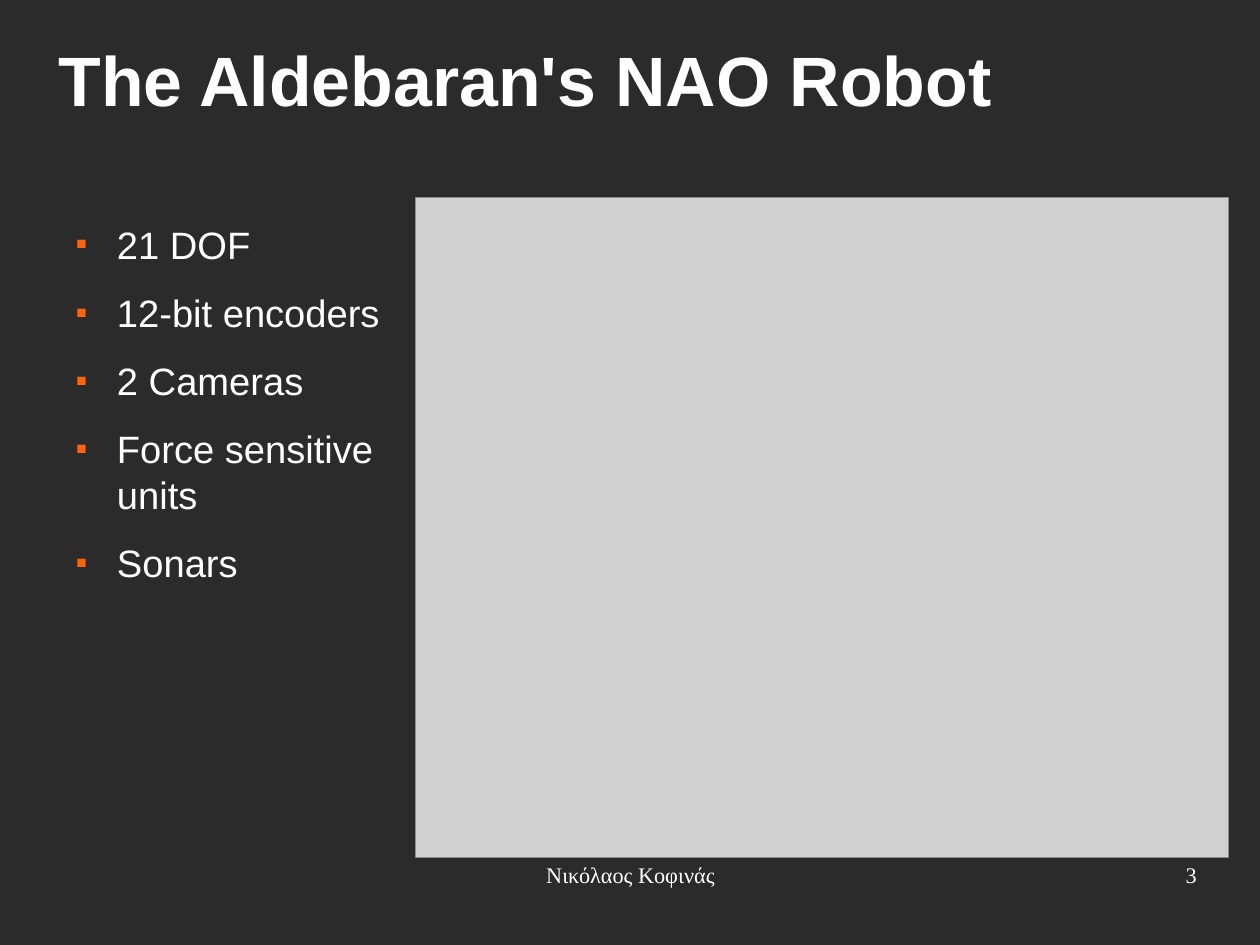
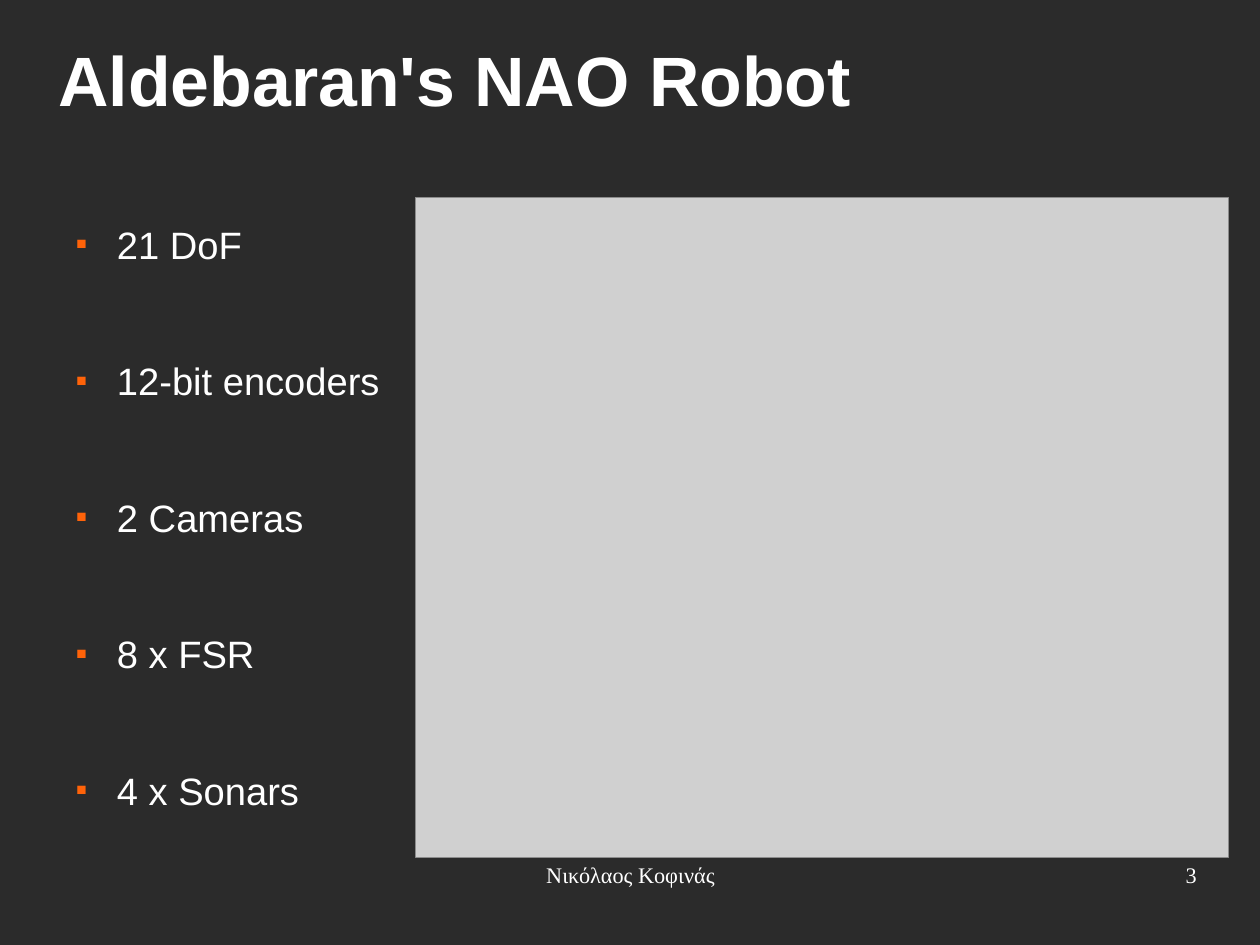
Before and after one commit to eldr4d/MyThesis, a slide deck: slide 3 of presentation.odp. Drawn at 1260x945 pixels with LibreOffice and Linux fonts; fonts in the diff are those of the drawing; grey boxes stand for pictures; background and template pictures are left out; a plain dark background stands for a picture behind light text. Boxes give left, top, right and bottom in pixels: in the first picture for what was removed or moved away, otherwise in the second. Text is boxed around its words. In the diff, an @@ line names an element or a change of style, - is before the commit and + after.

```diff
--- a/presentation.odp
+++ b/presentation.odp
@@ title at [59, 55, 850, 107]: text changed @@
-The Aldebaran's NAO Robot
+Aldebaran's NAO Robot
@@ text at [117, 232, 242, 260]: text changed @@
-■ 21 DOF
+■ 21 DoF
@@ text at [117, 641, 299, 806]: text changed @@
-■ Force sensitive
-  units
-■ Sonars
+■ 8 x FSR
+■ 4 x Sonars
```
Also in this commit, not shown: 17 other slides changed, 5 slides added, 2 slides removed.
